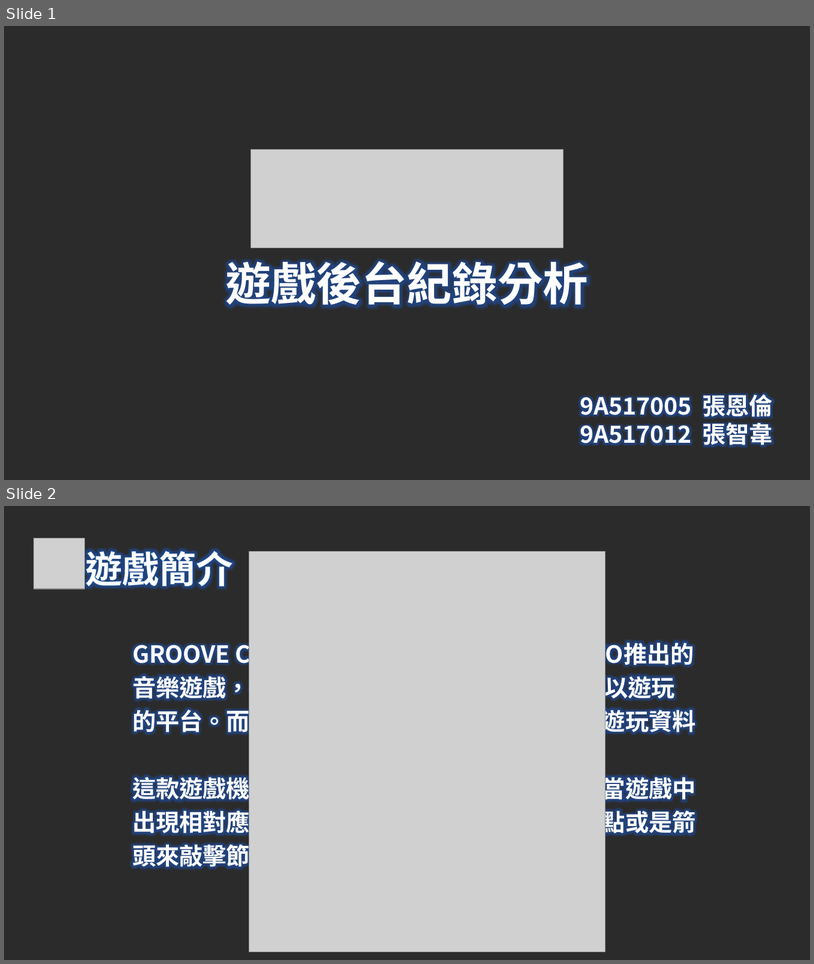
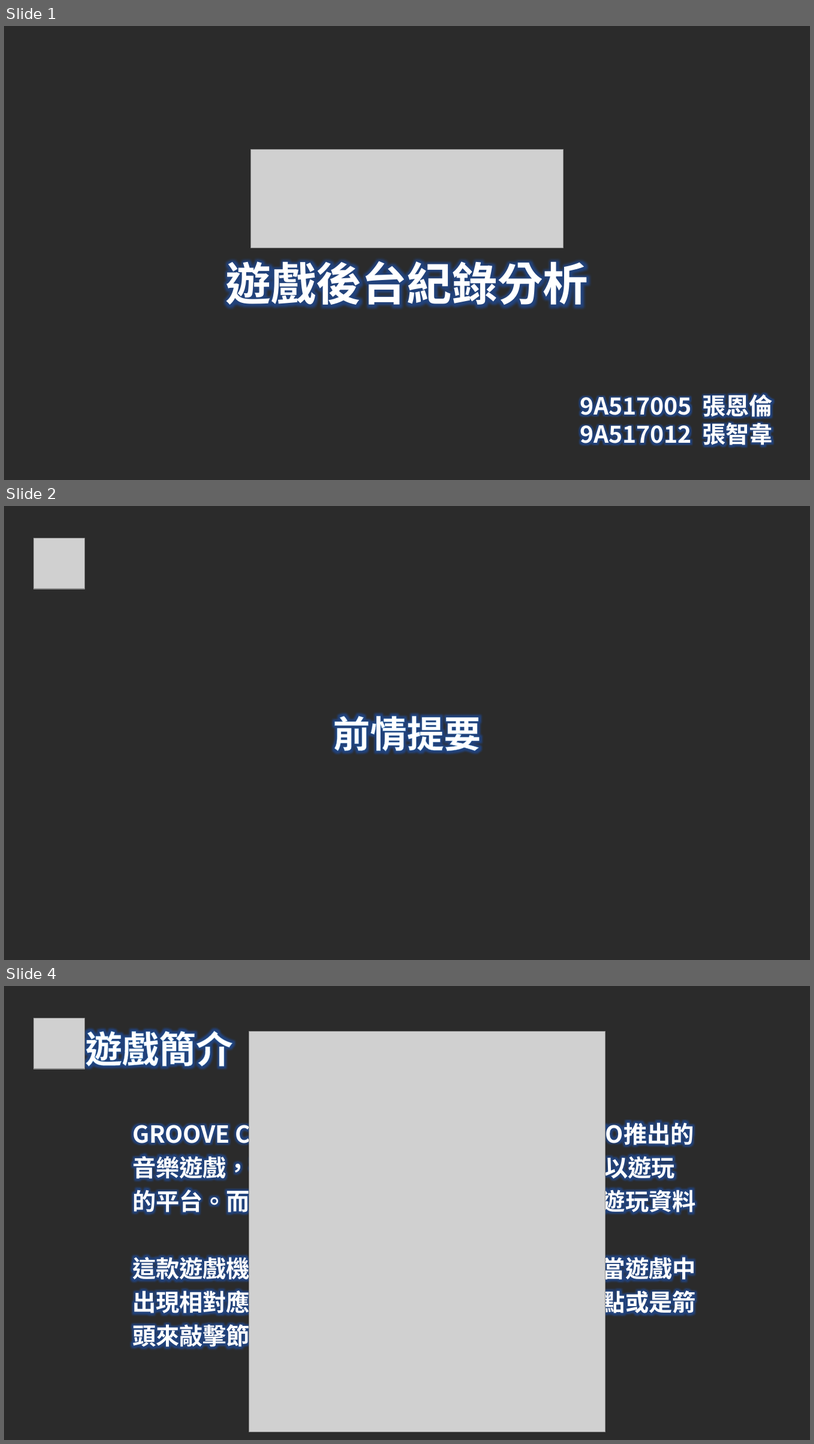
Before and after one commit to DJSBTimTW/DJSBTimTW-python_selenium, a slide deck: GC遊戲後台分析爬蟲 (1).pptx. Shown one above the other, each under a label of ours: slides 1 and 2 before the commit, slides 1, 2 and 4 after it; the slides between them are not shown. The pictures are 814x964 and 814x1444 pixels, drawn with LibreOffice and Linux fonts; fonts in the diff are those of the drawing; grey boxes stand for pictures; background and template pictures are left out; a plain dark background stands for a picture behind light text. Boxes give left, top, right and bottom in pixels: in the first picture for what was removed or moved away, otherwise in the second. Text is boxed around its words. In the diff, an @@ line names an element or a change of style, - is before the commit and + after.

```diff
--- a/GC遊戲後台分析爬蟲 (1).pptx
+++ b/GC遊戲後台分析爬蟲 (1).pptx
@@ slide 2 added at (x1=4, y1=506, x2=810, y2=960), background picture (left out) @@
@@ picture added at (x1=33, y1=538, x2=84, y2=589) @@
@@ text added at (x1=333, y1=709, x2=481, y2=757), 44 pt, text #FFFFFF, bold @@
+前情提要
@@ what was slide 2 is now slide 4 @@
```
Also in this commit, not shown: 5 slides changed, 4 other slides added, 3 slides removed, 1 other file.
